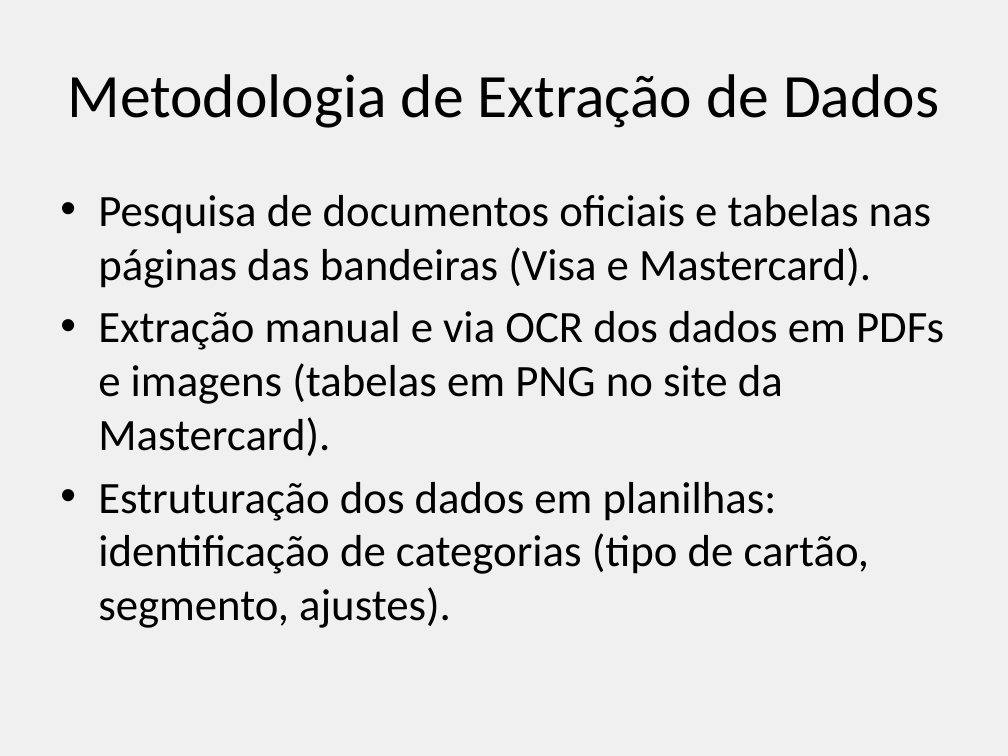
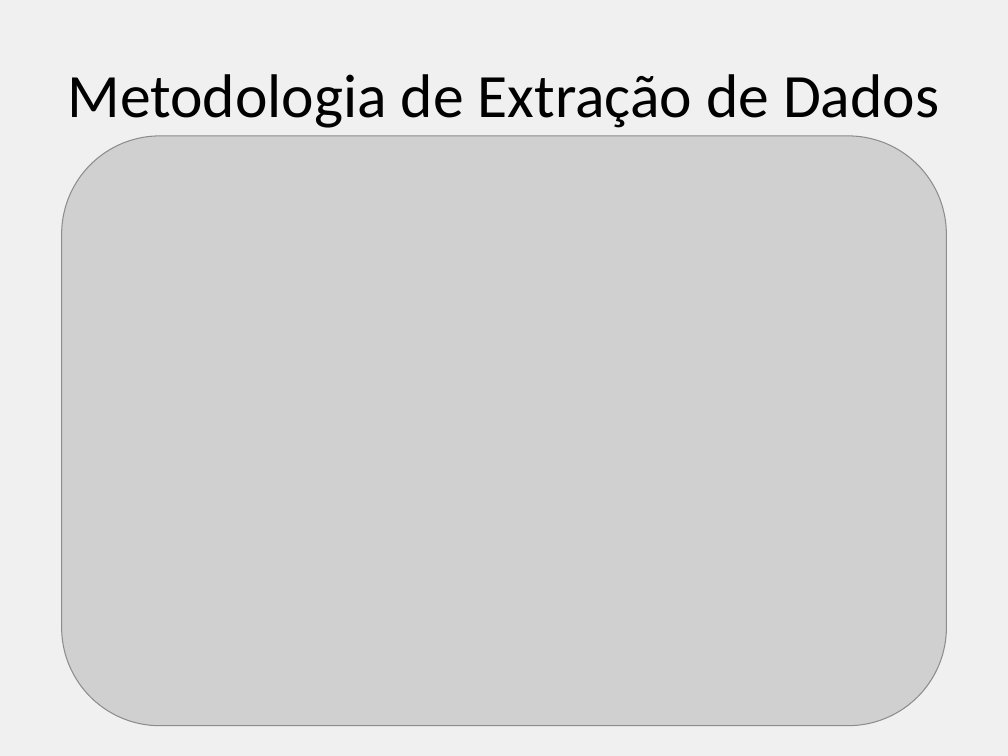
Before and after one commit to nielsencastelo/Interchange-CIELO, a slide deck: slide 4 of docs/Presentation.pptx. Drawn at 1008x756 pixels with LibreOffice and Linux fonts; fonts in the diff are those of the drawing; grey boxes stand for pictures. Boxes give left, top, right and bottom in pixels: in the first picture for what was removed or moved away, otherwise in the second. Text is boxed around its words. In the diff, an @@ line names an element or a change of style, - is before the commit and + after.

Commit message:
teste e melhoria no slide

```diff
--- a/docs/Presentation.pptx
+++ b/docs/Presentation.pptx
@@ picture added at (x1=61, y1=136, x2=947, y2=726) @@
@@ text removed at (x1=98, y1=195, x2=944, y2=628) @@
-• Pesquisa de documentos oficiais e tabelas nas páginas das bandeiras (Visa e Mastercard).
-• Extração manual e via OCR dos dados em PDFs e imagens (tabelas em PNG no site da Mastercard).
-• Estruturação dos dados em planilhas: identificação de categorias (tipo de cartão, segmento, ajustes).
```
Also in this commit, not shown: 5 other files.
